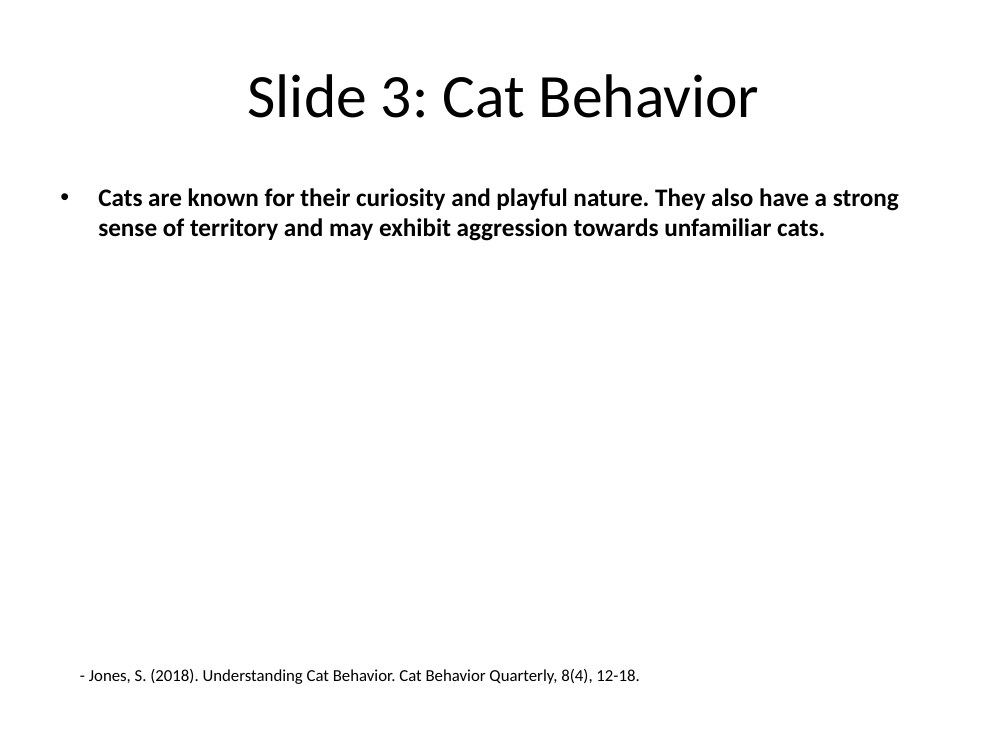
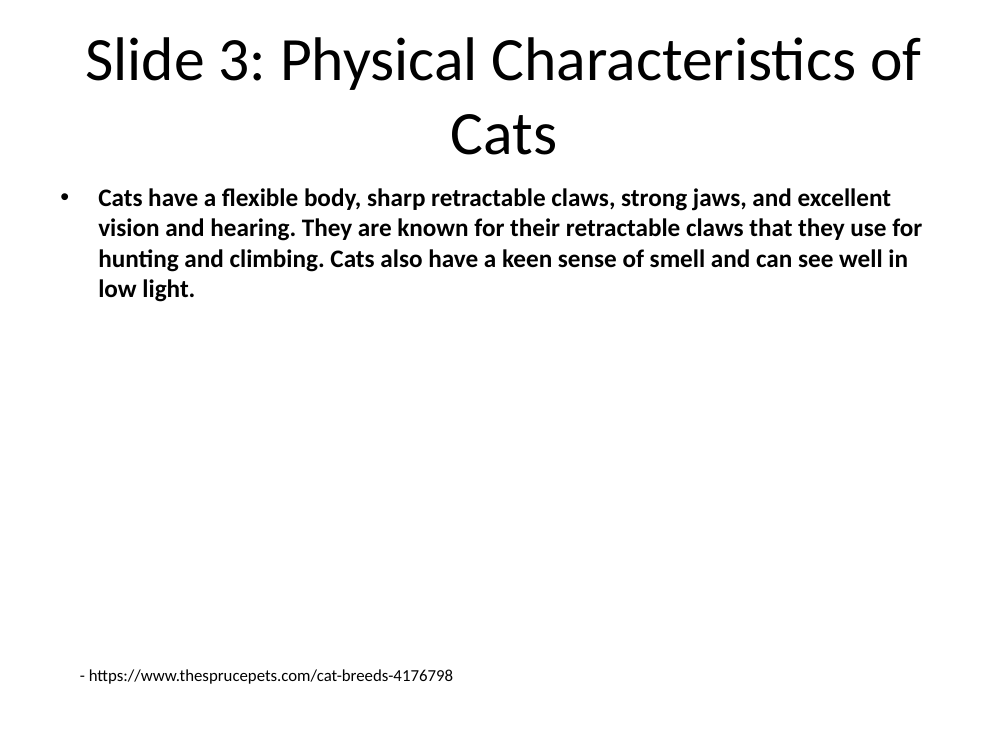
Before and after one commit to infrasvc-magang/test, a slide deck: slide 4 of backend/project/PPTX/Cat_presentation.pptx. Drawn at 1008x756 pixels with LibreOffice and Linux fonts; fonts in the diff are those of the drawing. Boxes give left, top, right and bottom in pixels: in the first picture for what was removed or moved away, otherwise in the second. Text is boxed around its words. In the diff, an @@ line names an element or a change of style, - is before the commit and + after.

```diff
--- a/backend/project/PPTX/Cat_presentation.pptx
+++ b/backend/project/PPTX/Cat_presentation.pptx
@@ title at <box>85,37,921,155</box>: text changed @@
-Slide 3: Cat Behavior
+Slide 3: Physical Characteristics of Cats
@@ text at <box>98,188,922,302</box>: text changed @@
-• Cats are known for their curiosity and playful nature. They also have a strong sense of territory and may exhibit aggression towards unfamiliar cats.
+• Cats have a flexible body, sharp retractable claws, strong jaws, and excellent vision and hearing. They are known for their retractable claws that they use for hunting and climbing. Cats also have a keen sense of smell and can see well in low light.
@@ text at <box>89,669,453,684</box>: text changed @@
-- Jones, S. (2018). Understanding Cat Behavior. Cat Behavior Quarterly, 8(4), 12-18.
+- https://www.thesprucepets.com/cat-breeds-4176798
```
Also in this commit, not shown: 8 other slides changed, 1 slide added, 1 slide removed, 5 other files.
